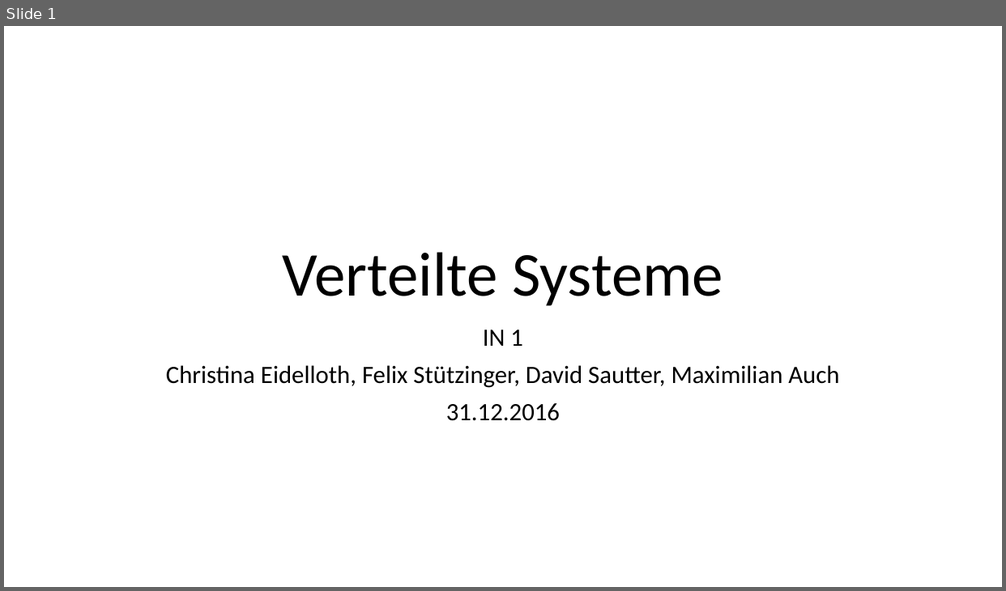
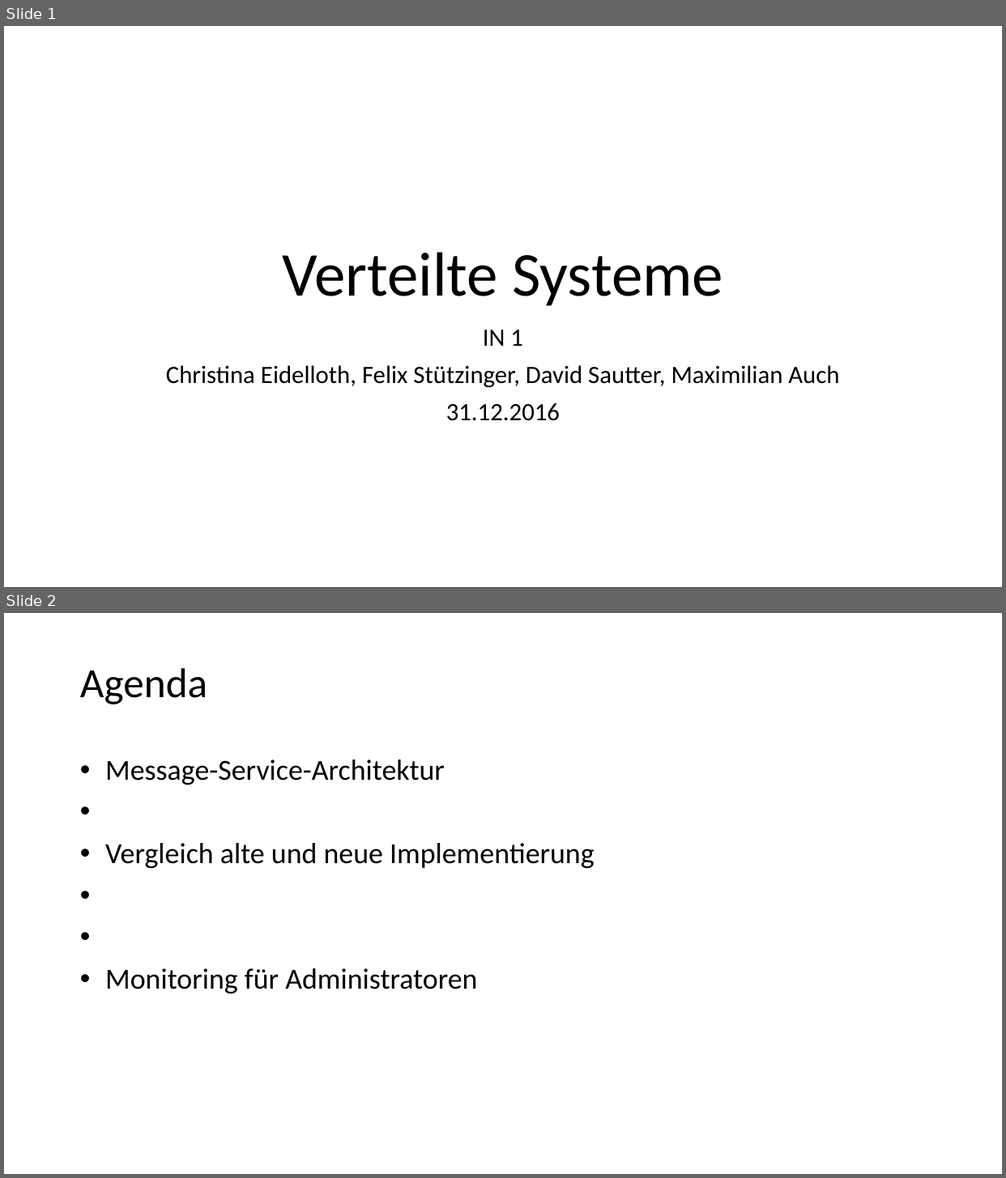
Before and after one commit to chrissike/chatapplication, a slide deck: dokumentation/vortrag.pptx. Shown one above the other, each under a label of ours: slide 1 before the commit, slides 1 and 2 after it. The pictures are 1006x591 and 1006x1178 pixels, drawn with LibreOffice and Linux fonts; fonts in the diff are those of the drawing; background and template pictures are left out. Boxes give left, top, right and bottom in pixels: in the first picture for what was removed or moved away, otherwise in the second. Text is boxed around its words. In the diff, an @@ line names an element or a change of style, - is before the commit and + after.

```diff
--- a/dokumentation/vortrag.pptx
+++ b/dokumentation/vortrag.pptx
@@ slide 2 added at bbox=[4, 613, 1002, 1174], background #FFFFFF @@
@@ title added at bbox=[80, 668, 207, 705], 40 pt, text #000000 @@
+Agenda
@@ text added at bbox=[105, 760, 594, 994], 28 pt, text #000000 @@
+• Message-Service-Architektur
+• Vergleich alte und neue Implementierung
+• Monitoring für Administratoren
```
Also in this commit, not shown: 2 slides changed, 2 other slides added, 1 slide removed, 6 other files.
